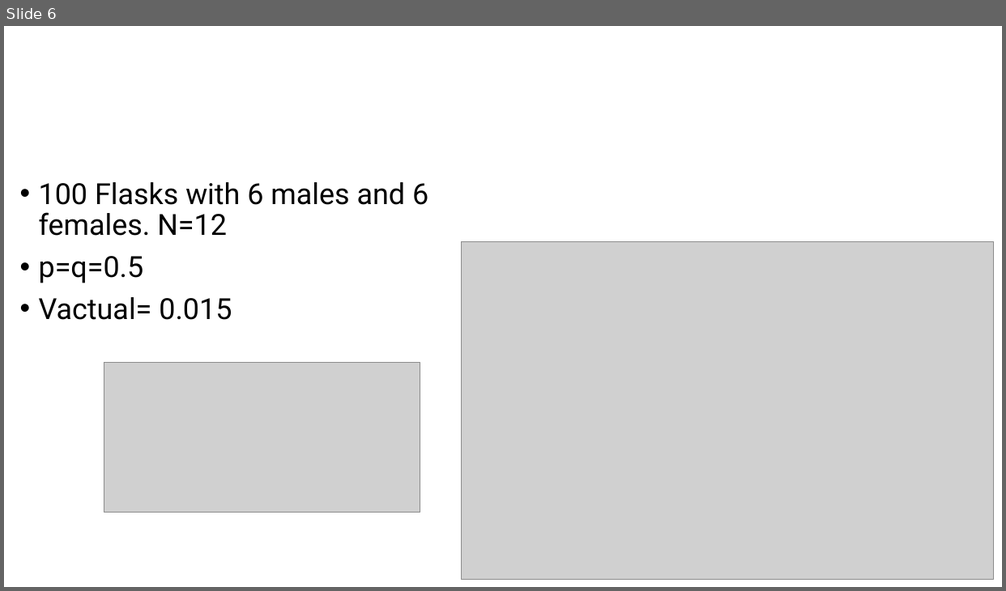
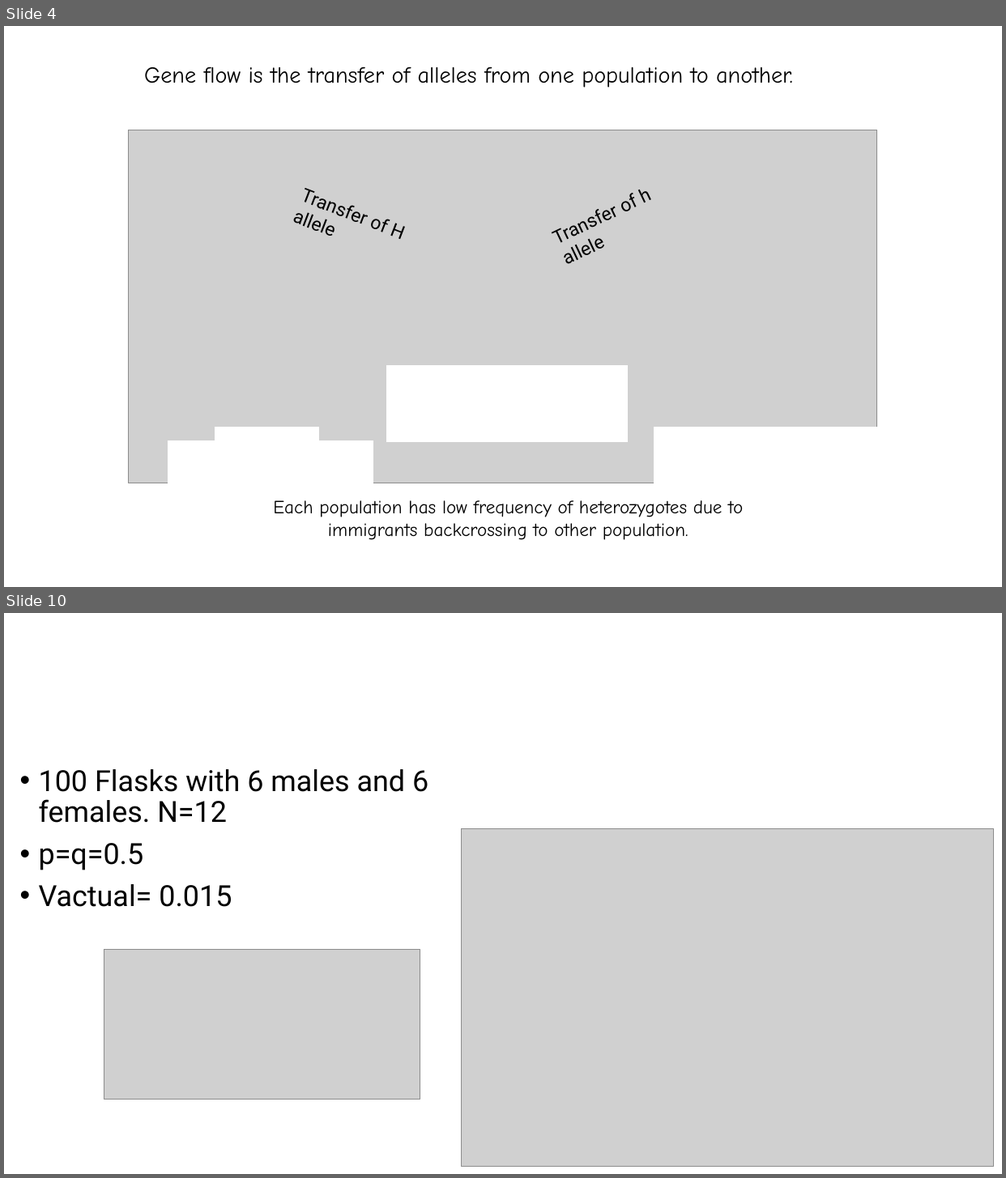
Before and after one commit to ccsosa/Evolutionary_genetics, a slide deck: Semana4/Selección natural.pptx. Shown one above the other, each under a label of ours: slide 6 before the commit, slides 4 and 10 after it; the slides between them are not shown. The pictures are 1006x591 and 1006x1178 pixels, drawn with LibreOffice and Linux fonts; fonts in the diff are those of the drawing; grey boxes stand for pictures. Boxes give left, top, right and bottom in pixels: in the first picture for what was removed or moved away, otherwise in the second. Text is boxed around its words. In the diff, an @@ line names an element or a change of style, - is before the commit and + after.

```diff
--- a/Semana4/Selección natural.pptx
+++ b/Semana4/Selección natural.pptx
@@ slide 4 added at box(4, 26, 1002, 587), background #FFFFFF @@
@@ text added at box(144, 66, 793, 88), 22 pt, text #000000 @@
+Gene flow is the transfer of alleles from one population to another.
@@ text added at box(309, 66, 411, 239), 18 pt, text #000000 @@
+Transfer of H allele
@@ picture added at box(129, 130, 878, 484) @@
@@ text added at box(369, 191, 652, 233), 18 pt, text #000000 @@
+Transfer of h allele
@@ rectangle added at box(387, 366, 628, 442), fill #FFFFFF, outline #FFFFFF 1.5 pt @@
@@ rectangle added at box(215, 427, 318, 474), fill #FFFFFF, outline #FFFFFF 1.5 pt @@
@@ rectangle added at box(654, 427, 880, 488), fill #FFFFFF, outline #FFFFFF 1.5 pt @@
@@ rectangle added at box(168, 442, 373, 488), fill #FFFFFF, outline #FFFFFF 1.5 pt @@
@@ text added at box(273, 501, 743, 540), 18 pt, text #000000 @@
+Each population has low frequency of heterozygotes due to immigrants backcrossing to other population.
@@ what was slide 6 is now slide 10 @@
```
Also in this commit, not shown: 8 slides changed, 20 other slides added, 3 slides removed.
